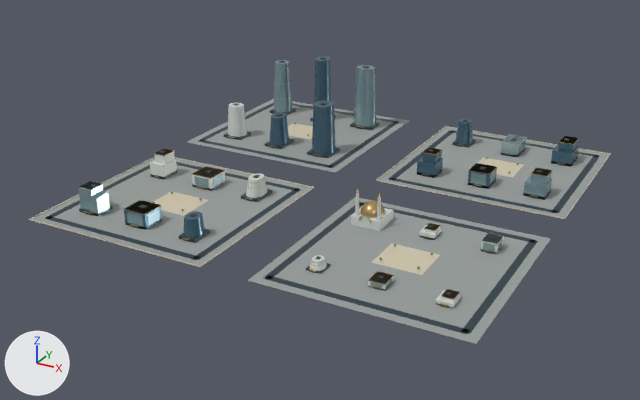
The glTF model web/public/assets/3d/ampliworld/GC-CITY-2030/GC-TILE-14-23.glb, before and after one commit.
Camera for both pictures: a 50 mm lens placed at (4661.0, -9295.0, 607.0), pointed at (3978.0, -8053.0, -15.0). The lights are fixed; the arrows at lower left show +X, +Y and +Z. The first picture is the older version. Where no turn or scale is listed for an object, it has been applied to the vertices. Vertices at exactly the same position are counted once.

The first picture shows 'GC-TILE-14-23-blue', 'GC-TILE-14-23-dark', 'GC-TILE-14-23-glass', 'GC-TILE-14-23-gold', 'GC-TILE-14-23-ivory', 'GC-TILE-14-23-paving', 'GC-TILE-14-23-white' and 1 more.
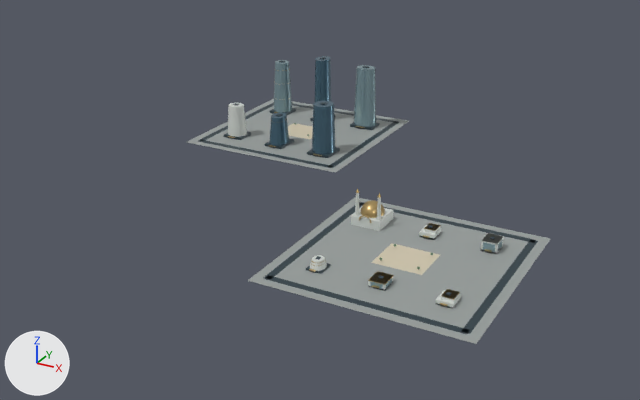
Boxes [x1, y1, x2, y2] around the edits, measured in the pictures (640 x 400 px):
'GC-TILE-14-23-paving', reshaped (37% narrower): before [32, 99, 610, 344]; after [187, 99, 550, 344]
'GC-TILE-14-23-dark', reshaped (39% narrower): before [45, 57, 600, 334]; after [198, 57, 538, 334]
'GC-TILE-14-23-blue', reshaped (85% narrower, 46% shorter): before [124, 56, 579, 238]; after [269, 56, 335, 154]
'GC-TILE-14-23-glass', reshaped (52% narrower): before [78, 60, 552, 289]; after [274, 60, 503, 289]
'GC-TILE-14-23-ivory', reshaped (74% narrower): before [29, 123, 611, 275]; after [288, 123, 440, 275]
'GC-TILE-14-23-white', reshaped (38% narrower): before [80, 103, 527, 309]; after [228, 103, 504, 309]
'GC-TILE-14-23-gold', reshaped (47% narrower): before [83, 68, 579, 306]; after [228, 68, 492, 306]
part 1 of me_mesh_0, deleted: before [378, 127, 610, 218]
part 2 of me_mesh_0, deleted: before [32, 158, 312, 266]
part 3 of me_mesh_1, deleted: before [45, 119, 600, 260]
part 4 of me_mesh_2, deleted: before [29, 126, 611, 267]
part 5 of me_mesh_5, deleted: before [78, 135, 552, 226]
part 6 of me_mesh_6, deleted: before [83, 136, 579, 244]
part 7 of me_mesh_7, deleted: before [124, 118, 579, 238]
part 8 of me_mesh_8, deleted: before [80, 134, 527, 198]

Diff of the bpy script that builds the scene:
```diff
--- a/web/public/assets/3d/ampliworld/GC-CITY-2030/GC-TILE-14-23.glb.py
+++ b/web/public/assets/3d/ampliworld/GC-CITY-2030/GC-TILE-14-23.glb.py
@@ me_mesh_0 @@
 # used by ob_gc_tile_14_23_paving; location = (0.0, 0.0, 0.0)
-me_mesh_0.from_pydata(...)  # 32 vertices, 48 faces; spans x 3621.0..4379.0, y -8379.0..-7621.0, z 0.0
+me_mesh_0.from_pydata(...)  # 16 vertices, 24 faces; spans x 3621.0..4379.0, y -8379.0..-7621.0, z 0.0
+# me_mesh_0 part 1: the loose piece of 8 vertices spanning x 4041.0..4379.0, y -7959.0..-7621.0, z 0.0 is deleted
+# me_mesh_0 part 2: the loose piece of 8 vertices spanning x 3621.0..3959.0, y -8379.0..-8041.0, z 0.0 is deleted
 me_mesh_0.materials.append(mat_paving)
@@ me_mesh_1 @@
 # used by ob_gc_tile_14_23_dark; location = (0.0, 0.0, 0.0)
-me_mesh_1.from_pydata(...)  # 496 vertices, 744 faces; spans x 3636.0..4364.0, y -8364.0..-7636.0, z 0.0..133.0
+me_mesh_1.from_pydata(...)  # 240 vertices, 360 faces; spans x 3636.0..4364.0, y -8364.0..-7636.0, z 0.0..133.0
+# me_mesh_1 part 3: 32 loose pieces with 256 vertices, spanning x 3636.0..4364.0, y -8364.0..-7636.0, z 0.0..49.0, are deleted
 me_mesh_1.materials.append(mat_dark)
@@ me_mesh_2 @@
 # used by ob_gc_tile_14_23_ivory; location = (0.0, 0.0, 0.0)
-me_mesh_2.from_pydata(...)  # 112 vertices, 168 faces; spans x 3620.0..4380.0, y -8380.0..-7620.0, z 0.0..2.0
+me_mesh_2.from_pydata(...)  # 16 vertices, 24 faces; spans x 3750.0..4250.0, y -8246.0..-7754.0, z 0.0
+# me_mesh_2 part 4: 12 loose pieces with 96 vertices, spanning x 3620.0..4380.0, y -8380.0..-7620.0, z 0.0..2.0, are deleted
 me_mesh_2.materials.append(mat_ivory)
@@ me_mesh_5 @@
 # used by ob_gc_tile_14_23_glass; location = (0.0, 0.0, 0.0)
-me_mesh_5.from_pydata(...)  # 276 vertices, 428 faces; spans x 3669.0..4328.0, y -8318.0..-7673.0, z 0.0..126.0
+me_mesh_5.from_pydata(...)  # 108 vertices, 176 faces; spans x 3670.0..4323.0, y -8313.0..-7677.0, z 2.0..126.0
+# me_mesh_5 part 5: 21 loose pieces with 168 vertices, spanning x 3669.0..4328.0, y -8318.0..-7673.0, z 0.0..43.0, are deleted
 me_mesh_5.materials.append(mat_glass)
@@ me_mesh_6 @@
 # used by ob_gc_tile_14_23_gold; location = (0.0, 0.0, 0.0)
-me_mesh_6.from_pydata(...)  # 1117 vertices, 1936 faces; spans x 3671.0..4327.0, y -8380.0..-7675.0, z 0.0..114.0
+me_mesh_6.from_pydata(...)  # 735 vertices, 1300 faces; spans x 3671.0..4322.0, y -8316.0..-7675.0, z 4.0..114.0
+# me_mesh_6 part 6: 32 loose pieces with 382 vertices, spanning x 3681.0..4327.0, y -8380.0..-7676.0, z 0.0..44.0, are deleted
 me_mesh_6.materials.append(mat_gold)
@@ me_mesh_7 @@
 # used by ob_gc_tile_14_23_blue; location = (0.0, 0.0, 0.0)
-me_mesh_7.from_pydata(...)  # 158 vertices, 272 faces; spans x 3769.0..4328.0, y -8318.0..-7673.0, z 0.0..132.0
+me_mesh_7.from_pydata(...)  # 66 vertices, 120 faces; spans x 3772.0..3912.0, y -7903.0..-7674.0, z 5.0..132.0
+# me_mesh_7 part 7: 8 loose pieces with 92 vertices, spanning x 3769.0..4328.0, y -8318.0..-7673.0, z 0.0..47.0, are deleted
 me_mesh_7.materials.append(mat_blue)
@@ me_mesh_8 @@
 # used by ob_gc_tile_14_23_white; location = (0.0, 0.0, 0.0)
-me_mesh_8.from_pydata(...)  # 206 vertices, 340 faces; spans x 3669.0..4323.0, y -8313.0..-7673.0, z 0.0..66.0
+me_mesh_8.from_pydata(...)  # 144 vertices, 240 faces; spans x 3670.0..4323.0, y -8312.0..-7859.0, z 0.0..66.0
+# me_mesh_8 part 8: 6 loose pieces with 62 vertices, spanning x 3669.0..4227.0, y -8313.0..-7673.0, z 0.0..44.0, are deleted
 me_mesh_8.materials.append(mat_white)
```
